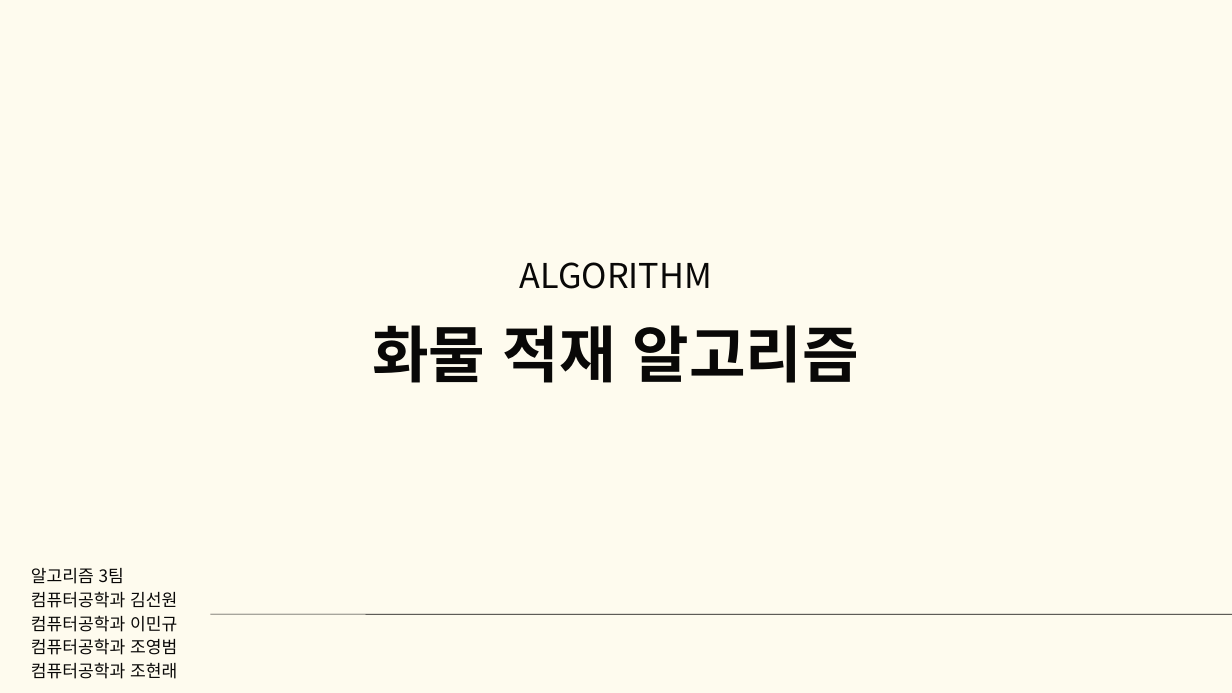
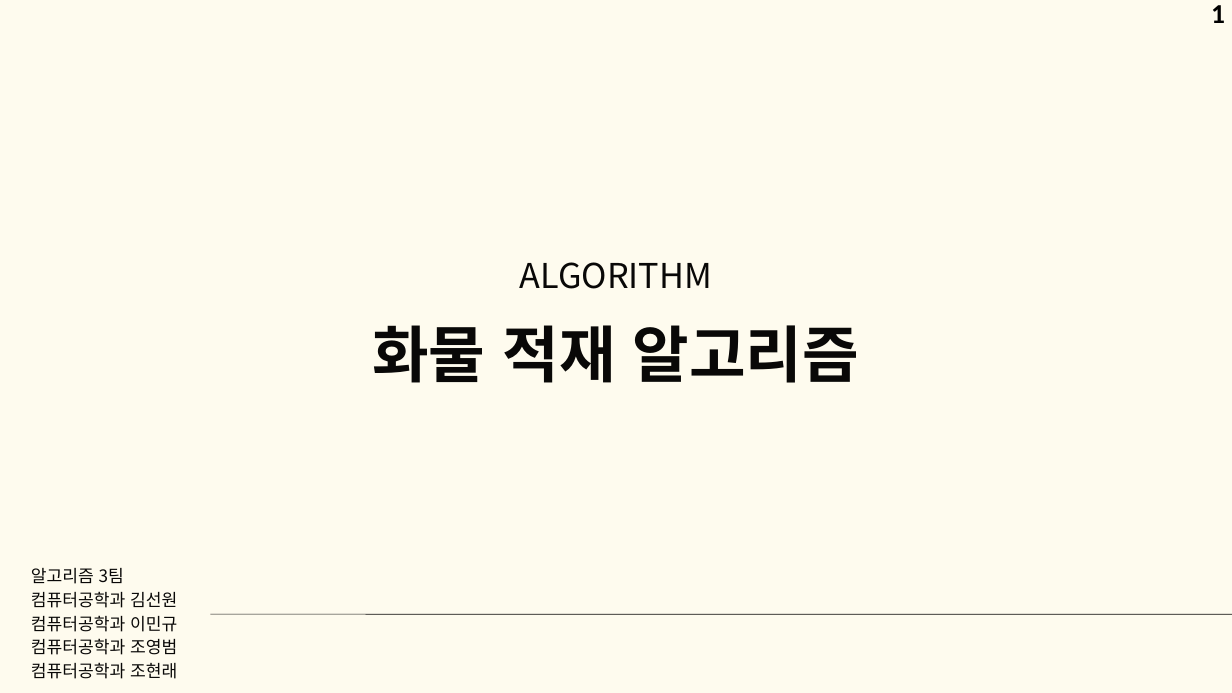
Before and after one commit to good-thing/CargoDriver, a slide deck: slide 1 of 알고리즘 3팀 화물차 알고리즘.pptx. Drawn at 1232x693 pixels with LibreOffice and Linux fonts; fonts in the diff are those of the drawing. Boxes give left, top, right and bottom in pixels: in the first picture for what was removed or moved away, otherwise in the second. Text is boxed around its words. In the diff, an @@ line names an element or a change of style, - is before the commit and + after.

```diff
--- a/알고리즘 3팀 화물차 알고리즘.pptx
+++ b/알고리즘 3팀 화물차 알고리즘.pptx
@@ page number added at (1211,5,1225,23), 32 pt, text #000000, bold @@
+1
```
Also in this commit, not shown: 17 other slides changed, 1 slide added, 19 other files.
